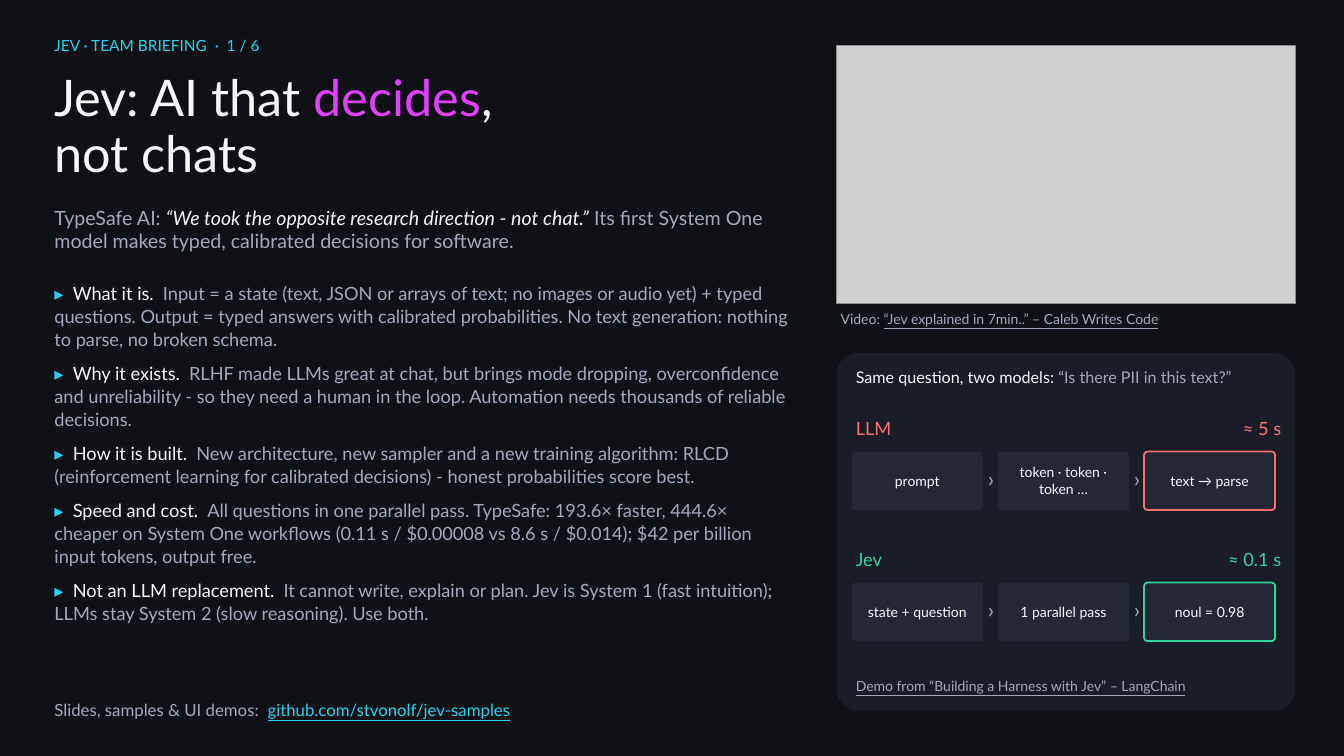
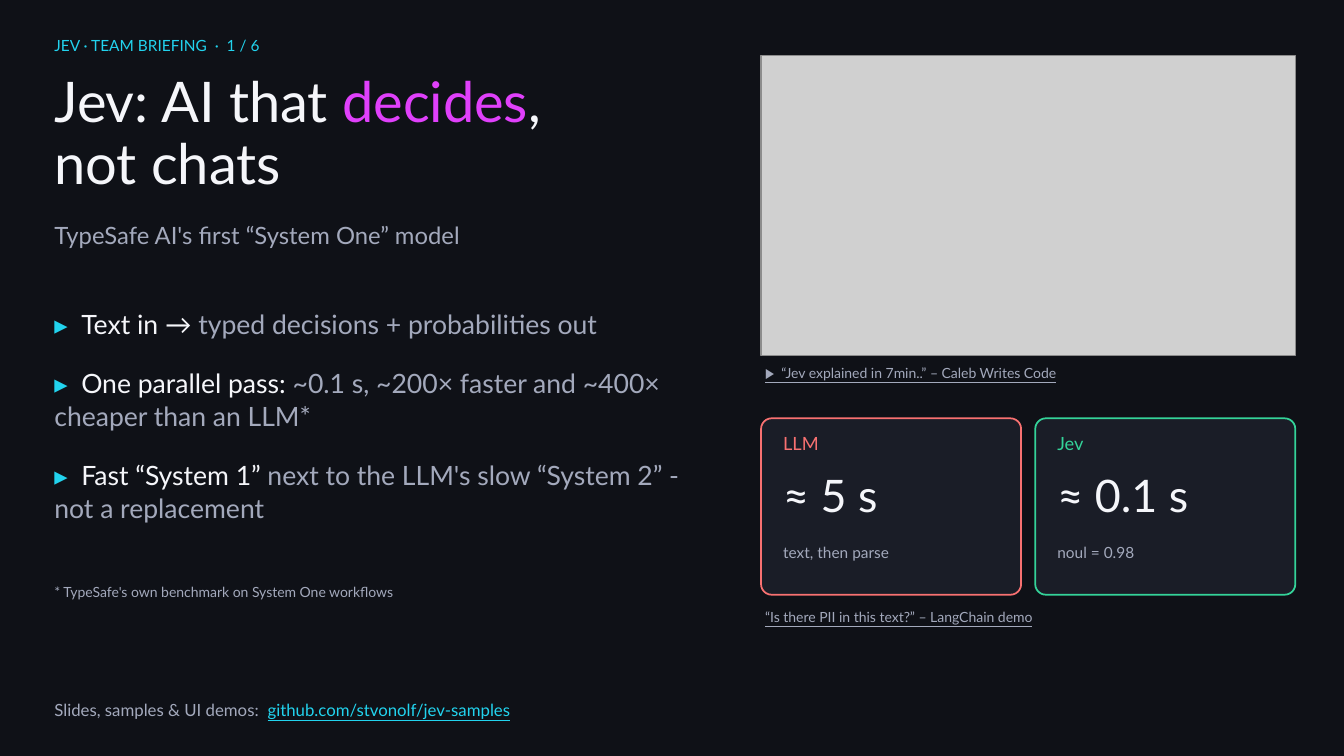
Before and after one commit to stvonolf/jev-samples, a slide deck: slide 1 of presentation/Jev_Team_Overview.pptx. Drawn at 1344x756 pixels with LibreOffice and Linux fonts; fonts in the diff are those of the drawing; grey boxes stand for pictures. Boxes give left, top, right and bottom in pixels: in the first picture for what was removed or moved away, otherwise in the second. Text is boxed around its words. In the diff, an @@ line names an element or a change of style, - is before the commit and + after.

```diff
--- a/presentation/Jev_Team_Overview.pptx
+++ b/presentation/Jev_Team_Overview.pptx
@@ picture: place and size @@
-picture at <box>837,45,1296,303</box>
+picture at <box>761,55,1296,356</box>
@@ text "Jev: AI that decides, not ..." at <box>54,80,541,185</box>: size 36 to 40 pt @@
@@ text at <box>54,226,460,248</box>: text changed; size 14 to 17 pt @@
-TypeSafe AI: “We took the opposite research direction - not chat.” Its first System One model makes typed, calibrated decisions for software.
+TypeSafe AI's first “System One” model
@@ text removed at <box>54,286,788,624</box> @@
-▸ What it is. Input = a state (text, JSON or arrays of text; no images or audio yet) + typed questions. Output = typed answers with calibrated probabilities. No text generation: nothing to parse, no broken schema.
-▸ Why it exists. RLHF made LLMs great at chat, but brings mode dropping, overconfidence and unreliability - so they need a human in the loop. Automation needs thousands of reliable decisions.
-▸ How it is built. New architecture, new sampler and a new training algorithm: RLCD (reinforcement learning for calibrated decisions) - honest probabilities score best.
-▸ Speed and cost. All questions in one parallel pass. TypeSafe: 193.6× faster, 444.6× cheaper on System One workflows (0.11 s / $0.00008 vs 8.6 s / $0.014); $42 per billion input tokens, output free.
-▸ Not an LLM replacement. It cannot write, explain or plan. Jev is System 1 (fast intuition); LLMs stay System 2 (slow reasoning). Use both.
@@ text added at <box>54,314,662,523</box>, 19 pt, text #A3A9BC @@
+▸ Text in → typed decisions + probabilities out
+▸ One parallel pass: ~0.1 s, ~200× faster and ~400× cheaper than an LLM*
+▸ Fast “System 1” next to the LLM's slow “System 2” - not a replacement
@@ rounded rectangle removed at <box>837,353,1296,711</box> @@
@@ text at <box>781,367,1056,381</box>: text changed @@
-Video: “Jev explained in 7min..” – Caleb Writes Code
+▶ “Jev explained in 7min..” – Caleb Writes Code
@@ rounded rectangle added at <box>761,418,1021,595</box>, fill #1A1D27, outline #F87171 1.25 pt @@
@@ rounded rectangle added at <box>1035,418,1296,595</box>, fill #1A1D27, outline #34D399 1.25 pt @@
@@ text "LLM": place and size @@
-text "LLM" at <box>856,422,892,435</box>
+text "LLM" at <box>783,437,819,450</box>
@@ text "Jev": place and size @@
-text "Jev" at <box>856,553,882,566</box>
+text "Jev" at <box>1057,437,1083,450</box>
@@ text "≈ 5 s": place and size @@
-text "≈ 5 s" at <box>1258,422,1281,435</box>
+text "≈ 5 s" at <box>821,480,877,513</box>
@@ text "≈ 5 s" at <box>821,480,877,513</box>: size 13 to 32 pt, text colour #F87171 to #F5F6FA; alignment right to left @@
@@ rounded rectangle removed at <box>852,452,983,510</box> @@
-prompt
@@ text removed at <box>980,461,1002,501</box> @@
-›
@@ rounded rectangle removed at <box>998,452,1129,510</box> @@
-token · token · token …
@@ text "≈ 0.1 s": place and size @@
-text "≈ 0.1 s" at <box>1243,553,1281,566</box>
+text "≈ 0.1 s" at <box>1095,479,1188,513</box>
@@ text "≈ 0.1 s" at <box>1095,479,1188,513</box>: size 13 to 32 pt, text colour #34D399 to #F5F6FA; alignment right to left @@
@@ text removed at <box>1126,461,1148,501</box> @@
-›
@@ rounded rectangle removed at <box>1144,452,1275,510</box> @@
-text → parse
@@ text "noul = 0.98": place and size @@
-text "noul = 0.98" at <box>1144,583,1275,641</box>
+text "noul = 0.98" at <box>1057,547,1134,558</box>
@@ text "noul = 0.98" at <box>1057,547,1134,558</box>: size 10 to 11 pt, text colour #F5F6FA to #A3A9BC; alignment centre to left; vertical alignment middle to top; fill #242836 to none; outline #34D399 1.25 pt to none @@
@@ text added at <box>783,546,889,561</box>, 11 pt, text #A3A9BC @@
+text, then parse
@@ text added at <box>63,586,393,600</box>, 10 pt, text #A3A9BC @@
+* TypeSafe's own benchmark on System One workflows
@@ rounded rectangle removed at <box>852,583,983,641</box> @@
-state + question
@@ text removed at <box>980,592,1002,632</box> @@
-›
@@ rounded rectangle removed at <box>998,583,1129,641</box> @@
-1 parallel pass
@@ text removed at <box>1126,592,1148,632</box> @@
-›
@@ text at <box>765,611,1033,625</box>: text changed; size 11.5 to 10 pt; text colour #F5F6FA to #A3A9BC @@
-Same question, two models: “Is there PII in this text?”
+“Is there PII in this text?” – LangChain demo
@@ text removed at <box>856,680,1185,694</box> @@
-Demo from “Building a Harness with Jev” – LangChain
```
Also in this commit, not shown: 5 other slides changed, 13 other files.
